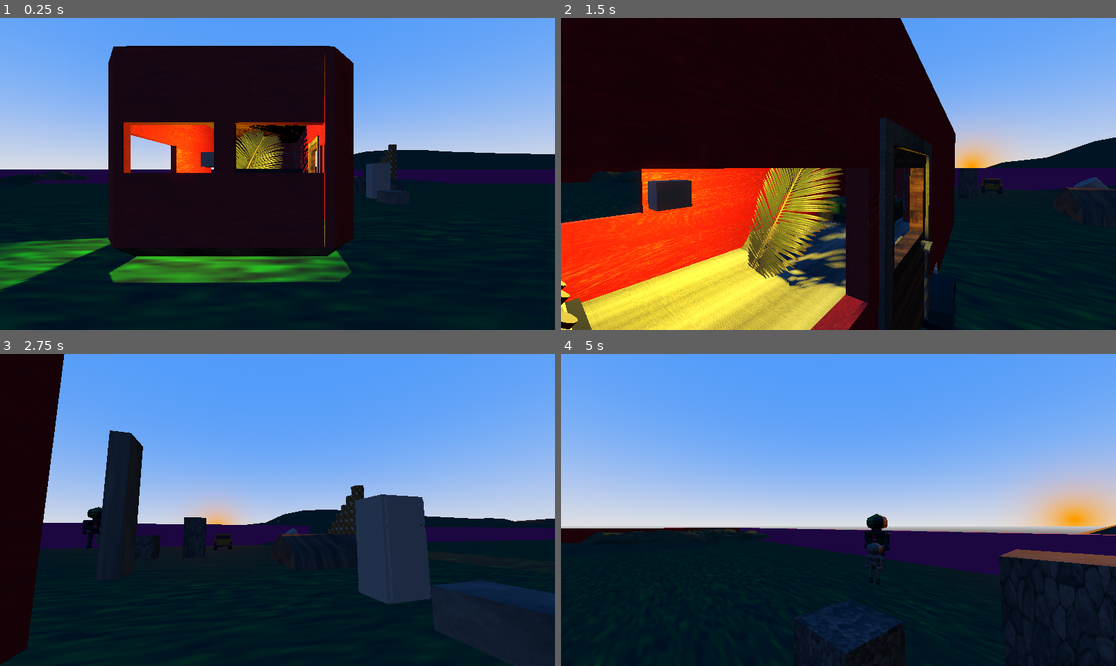
Above: before the commit, frames 1-4 (two rows, left to right).
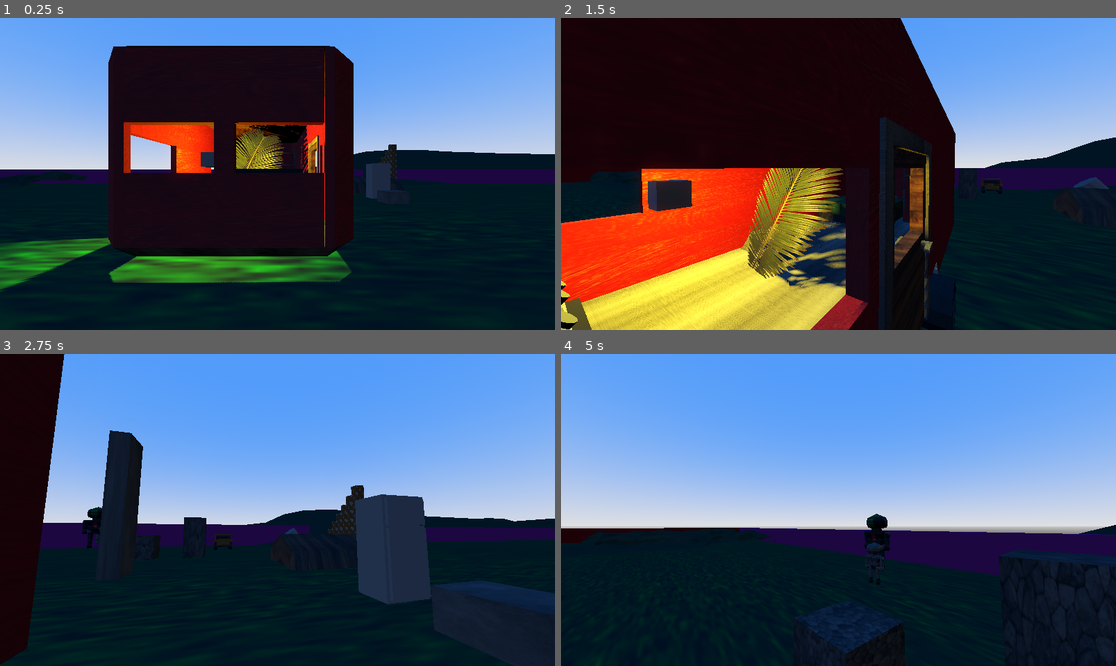
Above: after the commit, the same moments.

Repository: Solaros711/lockertesting
Game: Godot game, scene res://scenes/world.tscn
The game is run twice, just before and just after one commit, with the same random seed, the same clock (stepped at 60 frames per second) and the same inputs.
Inputs (mouse positions are in pixels of both pictures, inside the frame that each line leads up to):
- Up to frame 1 (0.25 s): no input
- Up to frame 2 (1.5 s): move the mouse to (866, 174) at 0.52 s; hold W (forward) from 0.53 s (still down); tap E (interact) at 0.6 s; tap Space (jump) at 0.77 s; move the mouse to (810, 174) at 1.27 s; tap Shift (sprint) at 1.35 s
- Up to frame 3 (2.75 s): keep holding W (forward); tap Space (jump) at 1.52 s; move the mouse to (288, 503) at 2.02 s; tap E (interact) at 2.1 s
- Up to frame 4 (5 s): keep holding W (forward); move the mouse to (832, 516) at 2.77 s; tap Shift (sprint) at 2.85, 4.35 s; tap Space (jump) at 3.02, 3.77, 4.52 s; move the mouse to (877, 513) at 3.52 s; tap E (interact) at 3.6 s; move the mouse to (794, 506) at 4.27 s

The runs differ from the first frame. In frame 1, less than 0.1% of the frame differs, in the area x 6-65%, y 49-52%; in frame 2, 1.1%; in frame 3, 0.5%; in frame 4, 3.0%, in the area x 7-100%, y 40-74%.

Commit message:
Adjusted sun and time, 2 minute hours, sun rotates roughly 15 degrees, and resets to x rotate 90 so the sun doesn't shift incorrectly.

Diff:
--- a/scenes/world.tscn
+++ b/scenes/world.tscn
@@ -27,7 +27,7 @@
 script = ExtResource("2_kpybi")
 seconds = 0
 minutes = 0
-hours = 6
+hours = 0
 days = 27
 years = 2492
 metadata/_custom_type_script = "uid://cpqh2tucvqh4r"
@@ -117,7 +117,7 @@
 script = ExtResource("1_oo54l")
 date_time = SubResource("Resource_ctatt")
 sun = NodePath("../world lighting/Sun")
-ticks_per_second = 60
+ticks_per_second = 30
 metadata/_custom_type_script = "uid://ditpaf5ylw1qw"
 
 [node name="world lighting" type="Node3D" parent="."]
@@ -128,7 +128,7 @@
 script = ExtResource("3_2lf6f")
 
 [node name="Sun" type="DirectionalLight3D" parent="world lighting"]
-transform = Transform3D(1, 0, 0, 0, -1, 8.74228e-08, 0, -8.74228e-08, -1, 1.29396, 5.92958, 8.59867)
+transform = Transform3D(1, 0, 0, 0, -0.994522, -0.104528, 0, 0.104528, -0.994522, 1.29396, 5.92958, 8.59867)
 light_color = Color(1, 0.470588, 0, 1)
 light_angular_distance = 0.1
 shadow_enabled = true
--- a/scripts/sky/sun.gd
+++ b/scripts/sky/sun.gd
@@ -3,7 +3,8 @@
 #end of day occurs as 3.142 lmao
 const DAWN_COLOR = Color(1.0, 0.4705, 0, 1.0)
 const DAY_COLOR = Color(1.0, 0.9686, 0.6235, 1.0)
-const SUN_ROTATE: float = 0.0000726
+const SUN_ROTATE: float = 0.00003644
+var cur_time: int = 0
 
 # Called when the node enters the scene tree for the first time.
 func _ready() -> void:
@@ -12,9 +13,16 @@
 
 #rotates the sun on the x axis, changing the color based on where it is on the horizon
 func do_sun_move(time: DateTime):
+	if cur_time != time.hours:
+		cur_time = time.hours
+		print(rotation.x*(180/3.14159))
 	if(rotation.x > 0.10472):
 		rotate_x(SUN_ROTATE)
 		light_energy = 0.0
+		#Resets angle of the sun so the inaccuracy doesn't break days later in time.
+		if time.hours == 0 && time.minutes <= 0 && time.seconds <= 5:
+			rotation_degrees = Vector3(90, 0, 0)
+			print(str(rotation_degrees)+" degrees")
 	else:
 		light_energy = 1.0
 		if time.hours <= 6 && time.minutes <= 5:
--- a/scripts/time/date_time.gd
+++ b/scripts/time/date_time.gd
@@ -21,6 +21,7 @@
 
 var delta_time: float = 0
 var leap_year: bool = false
+var cur_time: int = 0
 
 #increases seconds based ticks that have passed.
 func increase_by_sec(delta_seconds: float) -> void:
@@ -79,7 +80,10 @@
 	seconds = seconds % 60
 	minutes = minutes % 60
 	hours = hours % 24
-	#print_date()
+	if cur_time != hours:
+		cur_time = hours
+		print(cur_time)
+	print_date()
 
 #Handles assigning a visable season based on the month.
 func handle_season(month: int):
